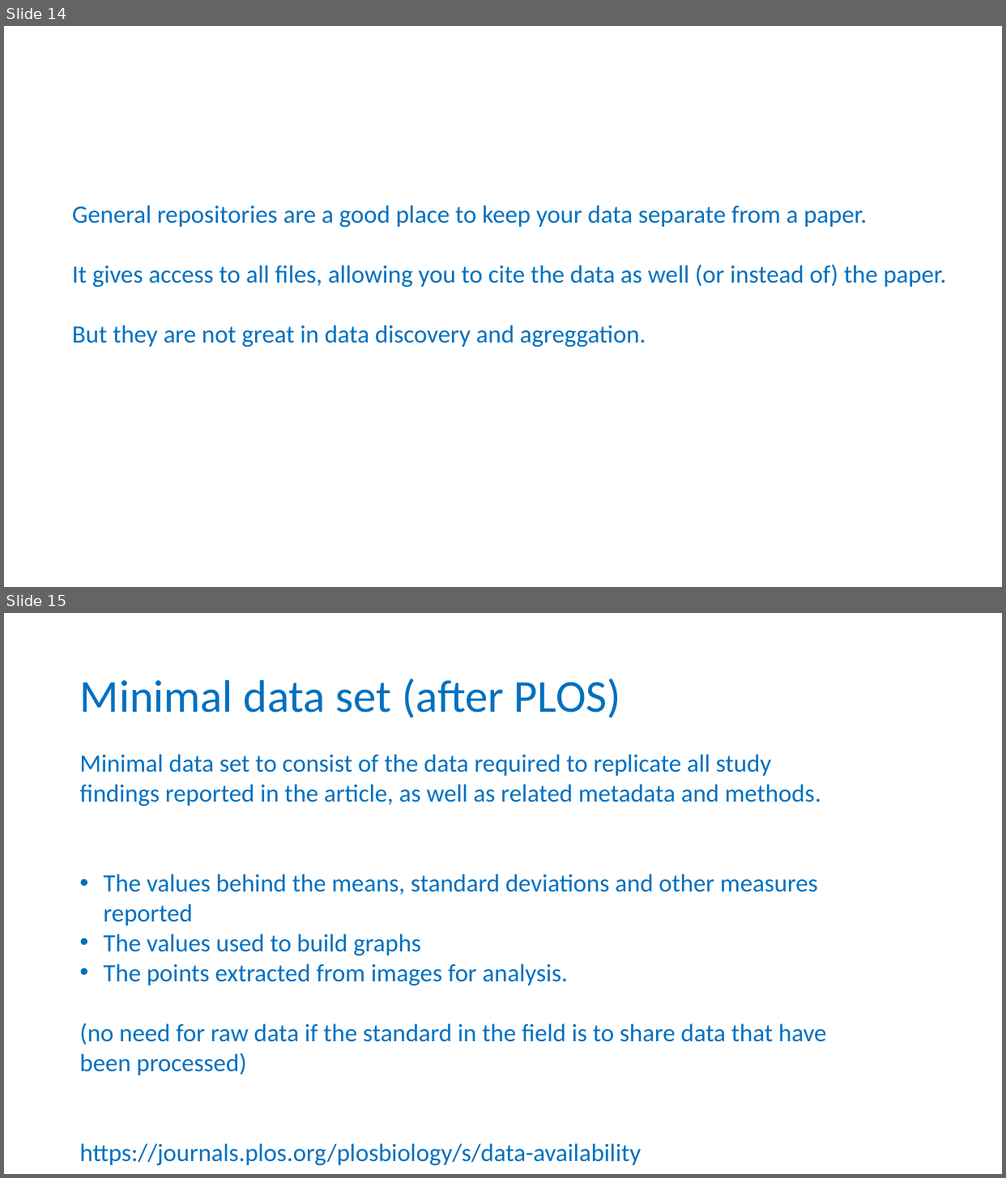
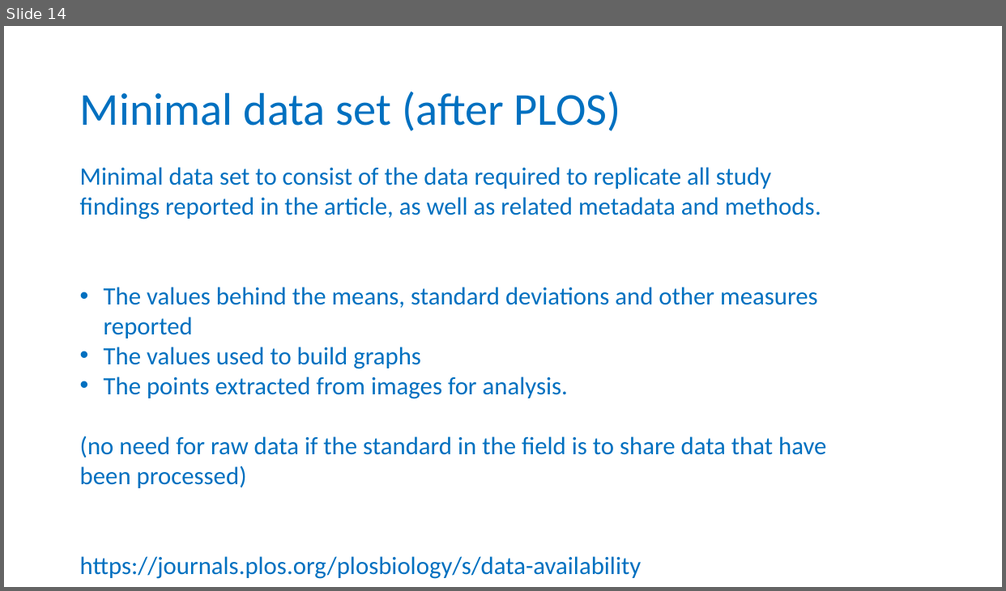
Before and after one commit to carpentries-incubator/fair-bio-practice, a slide deck: instructors/13-Repositories_v2.0.pptx. Shown one above the other, each under a label of ours: slides 14 and 15 before the commit, slide 14 after it. The pictures are 1006x1178 and 1006x591 pixels, drawn with LibreOffice and Linux fonts; fonts in the diff are those of the drawing; background and template pictures are left out. Boxes give left, top, right and bottom in pixels: in the first picture for what was removed or moved away, otherwise in the second. Text is boxed around its words. In the diff, an @@ line names an element or a change of style, - is before the commit and + after.

Commit message:
updated slides for repos and DMPs

```diff
--- a/instructors/13-Repositories_v2.0.pptx
+++ b/instructors/13-Repositories_v2.0.pptx
@@ slide 14 removed at [4, 26, 1002, 587], background #FFFFFF @@
@@ text removed at [72, 205, 947, 348] @@
-General repositories are a good place to keep your data separate from a paper.
-It gives access to all files, allowing you to cite the data as well (or instead of) the paper.
-But they are not great in data discovery and agreggation.
@@ what was slide 15 is now slide 14 @@
```
Also in this commit, not shown: 1 other file.
